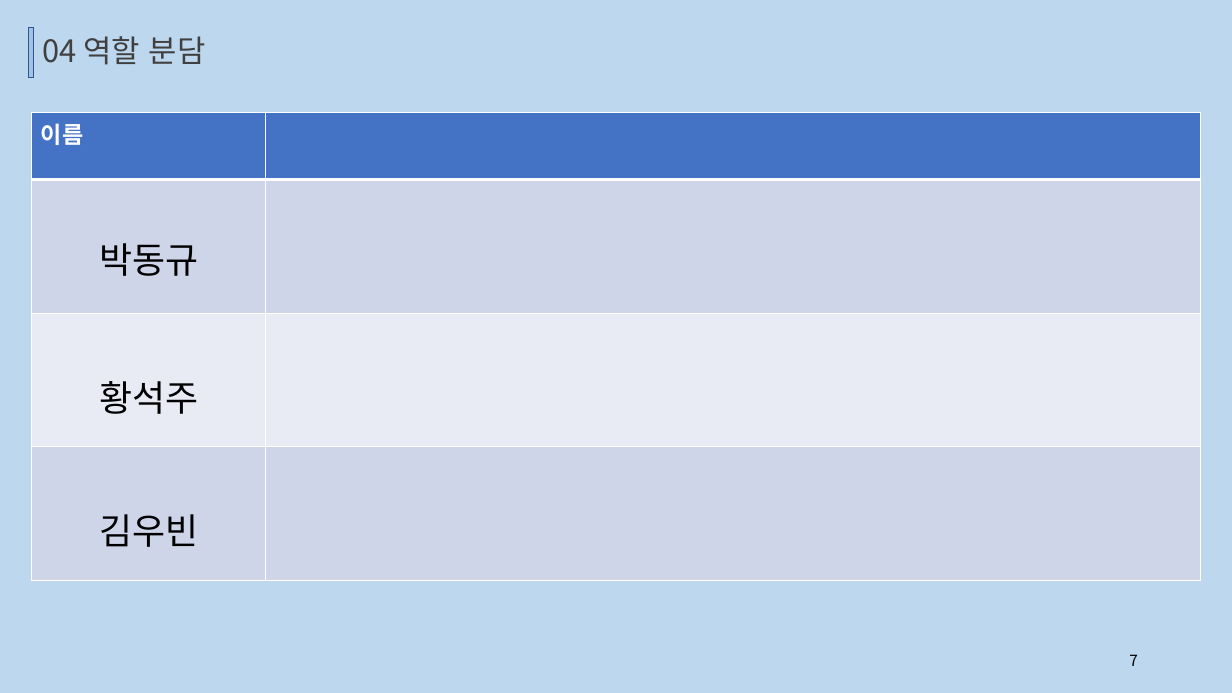
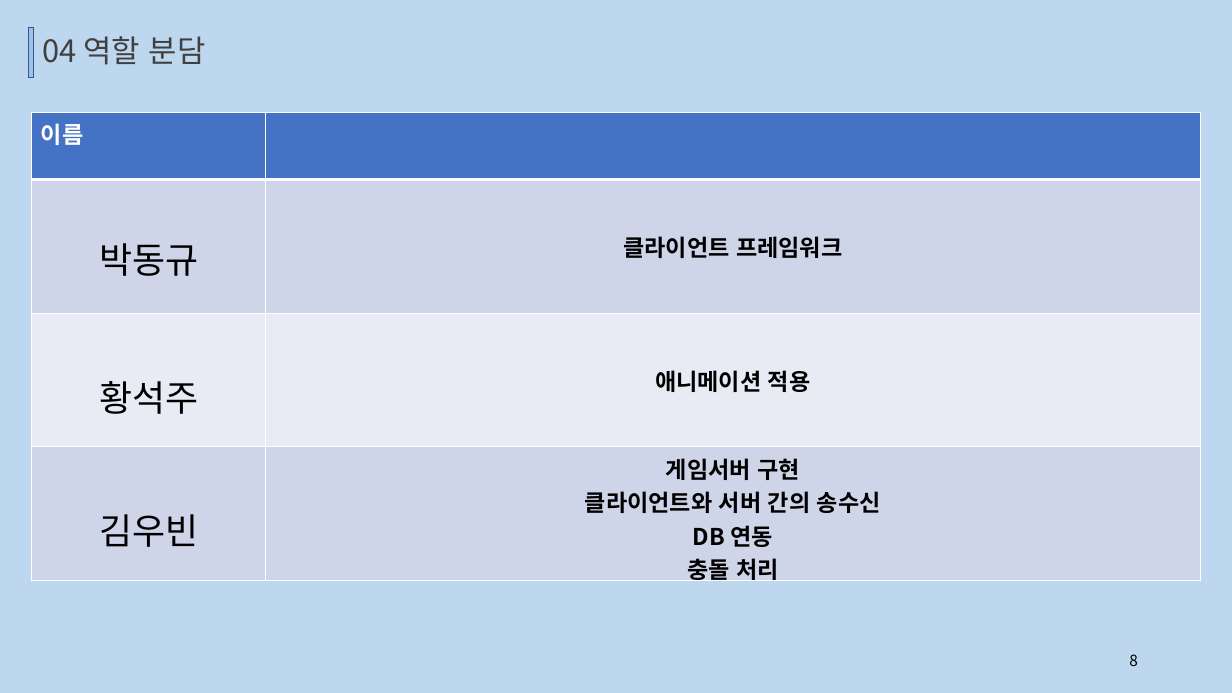
Before and after one commit to TUKoreaEscape/Graduation_Project, a slide deck: slide 8 of Graduation_Document/중간발표.pptx (slide 7 before the commit). Drawn at 1232x693 pixels with LibreOffice and Linux fonts; fonts in the diff are those of the drawing. Boxes give left, top, right and bottom in pixels: in the first picture for what was removed or moved away, otherwise in the second. Text is boxed around its words. In the diff, an @@ line names an element or a change of style, - is before the commit and + after.

```diff
--- a/Graduation_Document/중간발표.pptx
+++ b/Graduation_Document/중간발표.pptx
@@ table at [31,113,1201,585] @@
-row 2, column 2: 
+row 2, column 2: 클라이언트 프레임워크
-row 3, column 2: 
+row 3, column 2: 애니메이션 적용
-row 4, column 2: 
+row 4, column 2: 게임서버 구현 / 클라이언트와 서버 간의 송수신 / DB 연동 / 충돌 처리
@@ page number at [1129,654,1138,666]: text changed @@
-7
+8
```
Also in this commit, not shown: 3 other slides changed, 5 slides added.
